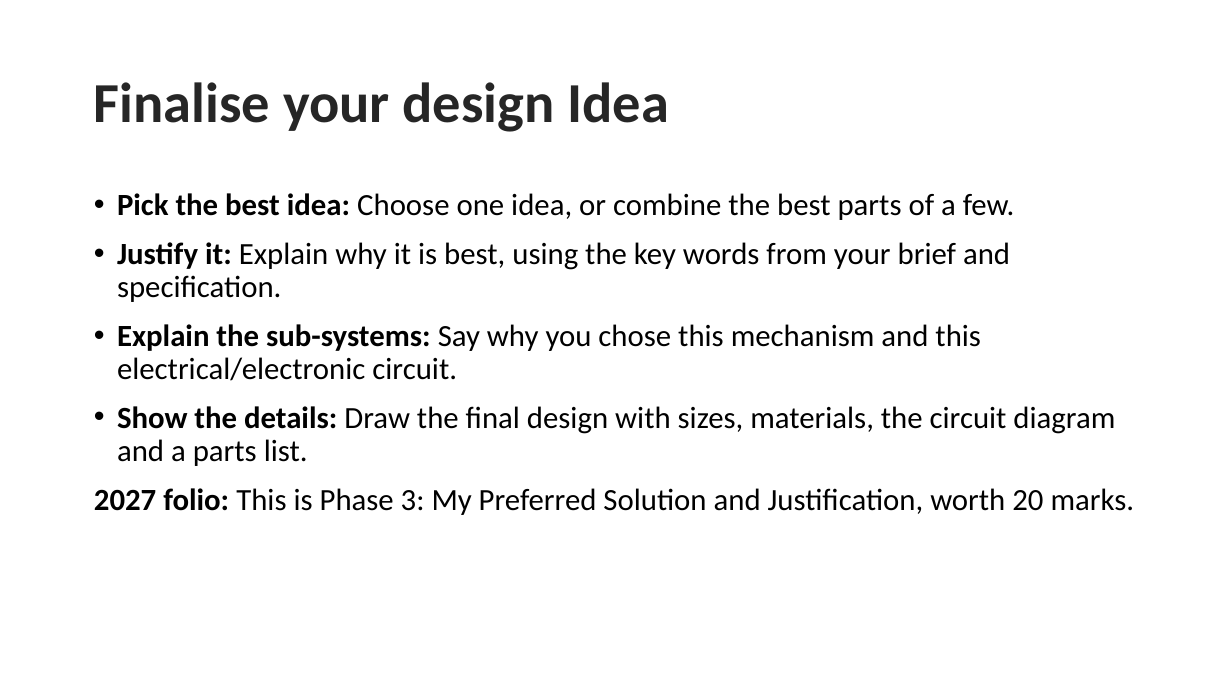
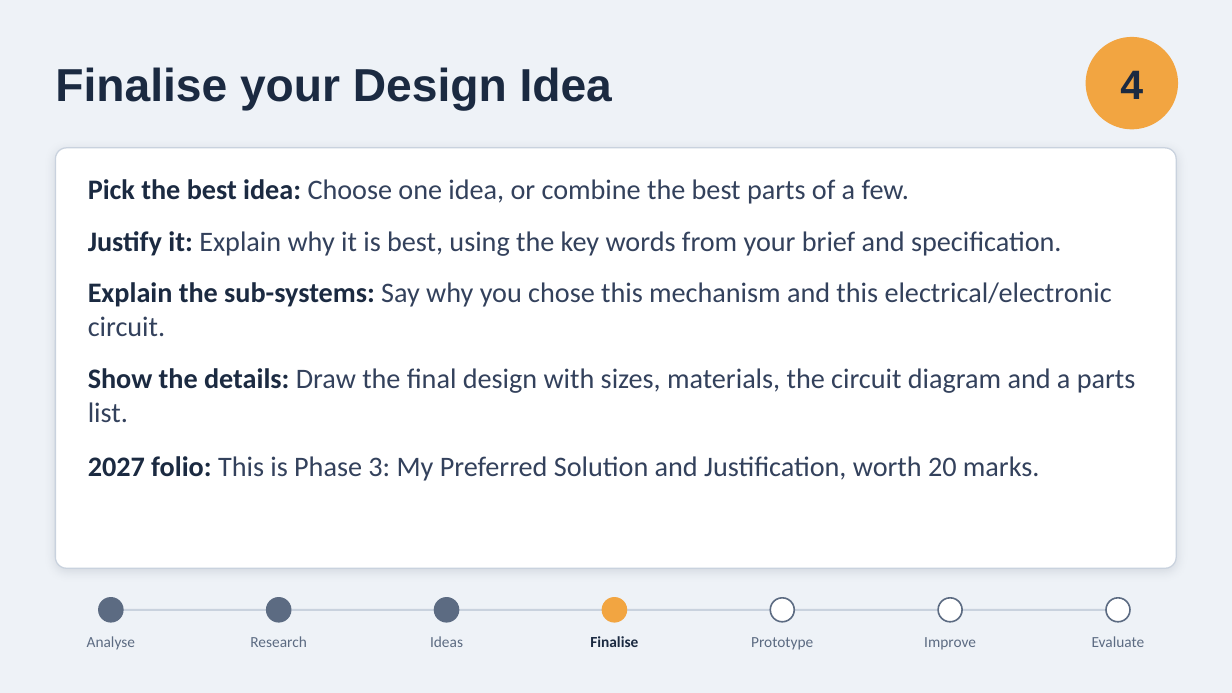
Before and after one commit to madstats26/Technology, a slide deck: slide 5 of project/design-process.pptx. Drawn at 1232x693 pixels with LibreOffice and Linux fonts; fonts in the diff are those of the drawing; background and template pictures are left out. Boxes give left, top, right and bottom in pixels: in the first picture for what was removed or moved away, otherwise in the second. Text is boxed around its words. In the diff, an @@ line names an element or a change of style, - is before the commit and + after.

```diff
--- a/project/design-process.pptx
+++ b/project/design-process.pptx
@@ background picture (left out) to #EEF2F7 @@
@@ ellipse added at bbox=[1086, 37, 1178, 129], fill #F2A541 @@
@@ title at bbox=[55, 67, 612, 111]: text changed; size 44 to 36 pt; font Calibri to Arial; text colour #262626 to #1B2A41 @@
-Finalise your design Idea
+Finalise your Design Idea
@@ text added at bbox=[1120, 70, 1143, 99], 32 pt, text #1B2A41, bold @@
+4
@@ rounded rectangle added at bbox=[55, 148, 1177, 568], fill #FFFFFF, outline #C9D2DE 1 pt @@
@@ text "Pick the best idea: Choose ...": place and size @@
-text "Pick the best idea: Choose ..." at bbox=[94, 193, 1135, 515]
+text "Pick the best idea: Choose ..." at bbox=[88, 179, 1136, 481]
@@ text "Pick the best idea: Choose ..." at bbox=[88, 179, 1136, 481]: size 24 to 22 pt; text colour #000000 to #1B2A41 in "Pick the best idea:", "Justify it:", "Explain the sub-systems:", "Show the details:" and 1 more places; text colour #000000 to #33415C in "Choose one idea, or combine the best ...", "Explain why it is best, using the ...", "Say why you chose this mechanism and ...", "Draw the final design with sizes, materials, ..." and 1 more places; indent changed; line spacing 0.9 to 1; less space between paragraphs; more space between paragraphs @@
@@ ellipse added at bbox=[99, 598, 123, 622], fill #5C6B82, outline #5C6B82 1.25 pt @@
@@ ellipse added at bbox=[267, 598, 291, 622], fill #5C6B82, outline #5C6B82 1.25 pt @@
@@ ellipse added at bbox=[434, 598, 458, 622], fill #5C6B82, outline #5C6B82 1.25 pt @@
@@ ellipse added at bbox=[603, 598, 627, 622], fill #F2A541, outline #F2A541 1.25 pt @@
@@ ellipse added at bbox=[771, 598, 795, 622], fill #FFFFFF, outline #5C6B82 1.25 pt @@
@@ ellipse added at bbox=[938, 598, 962, 622], fill #FFFFFF, outline #5C6B82 1.25 pt @@
@@ ellipse added at bbox=[1106, 598, 1130, 622], fill #FFFFFF, outline #5C6B82 1.25 pt @@
@@ line added from (111, 610) to (1118, 610), #C9D2DE 1.5 pt @@
@@ text added at bbox=[87, 636, 135, 650], 12 pt, text #5C6B82 @@
+Analyse
@@ text added at bbox=[250, 636, 306, 647], 12 pt, text #5C6B82 @@
+Research
@@ text added at bbox=[430, 636, 463, 647], 12 pt, text #5C6B82 @@
+Ideas
@@ text added at bbox=[590, 636, 638, 647], 12 pt, text #1B2A41, bold @@
+Finalise
@@ text added at bbox=[751, 637, 813, 650], 12 pt, text #5C6B82 @@
+Prototype
@@ text added at bbox=[924, 637, 976, 650], 12 pt, text #5C6B82 @@
+Improve
@@ text added at bbox=[1092, 636, 1145, 647], 12 pt, text #5C6B82 @@
+Evaluate
```
Also in this commit, not shown: 6 other slides changed, 1 slide added, 1 slide removed.
